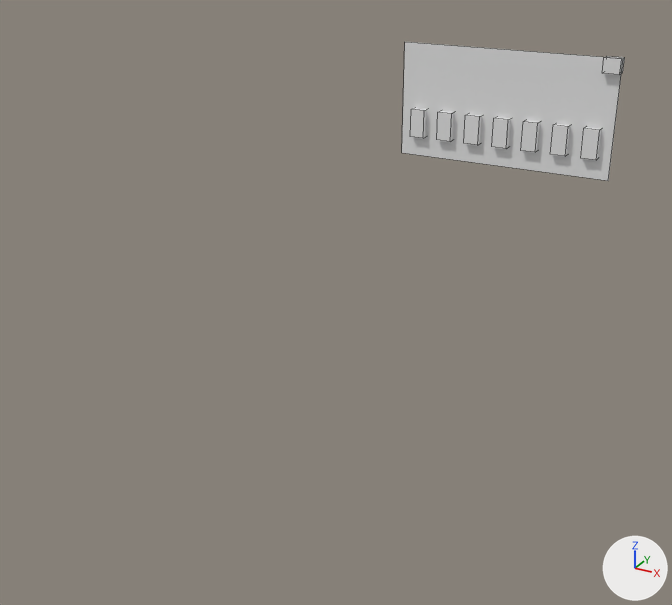
The Blender file cball/models/oO-cball.blend as it was, and as the next commit left it.
Both versions are drawn from a 50 mm lens placed at (1.296, -1.351, 1.947), pointed at (-0.033, 1.065, 0.74). Arrows for +X, +Y and +Z are at lower right; the lights stay in place. Mesh edges are drawn as thin lines. Materials are left out; every surface is plain grey. Objects named as collision shapes, trigger or cutter boxes, shadow casters or lower levels of detail are left out.

The first picture shows 'cball-settings-panel'.
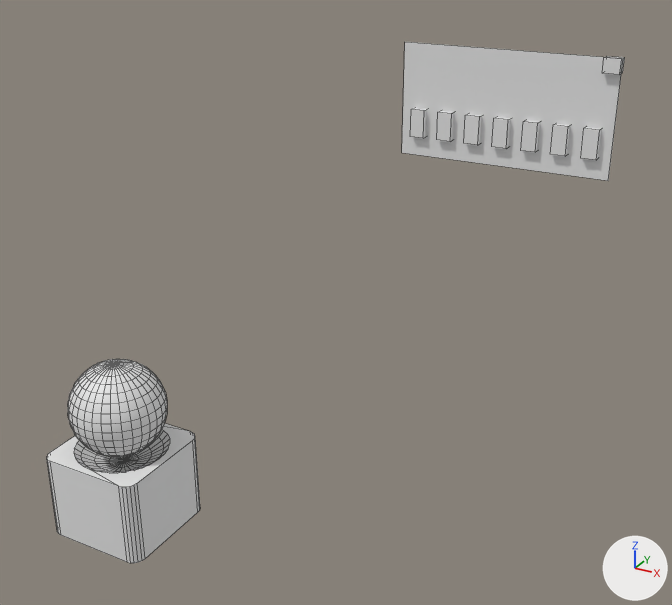
Pixel boxes (x1, y1, x2, y2) of what changed, in the pictures (672 x 605 px):
'ball-cup', shown
    after: (47, 423, 200, 563)
'cball', shown
    after: (68, 359, 167, 457)

Patch to the scene script:
```diff
--- a/cball/models/oO-cball.blend.py
+++ b/cball/models/oO-cball.blend.py
@@ ob_ball_cup @@
 ob_ball_cup.location = (0.0, 0.0, 0.7)
-ob_ball_cup.hide_set(True)  # its collection is switched off
@@ ob_cball @@
 ob_cball.location = (0.0, 0.0, 0.9)
-ob_cball.hide_set(True)  # its collection is switched off
```
